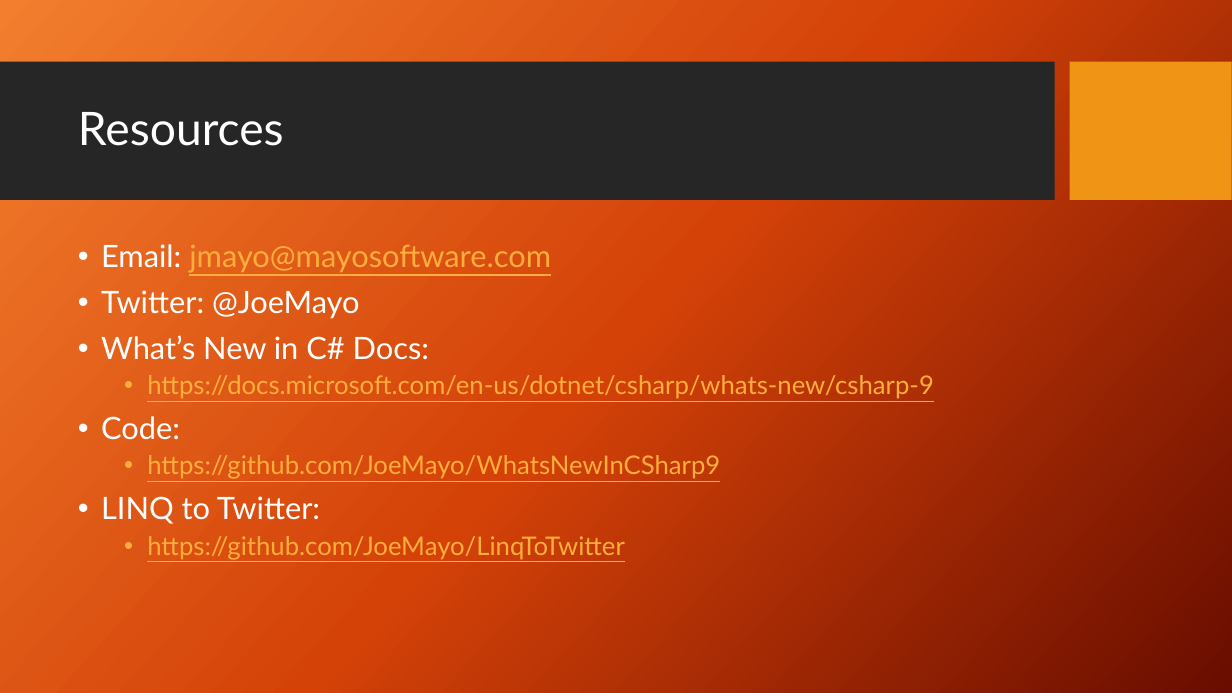
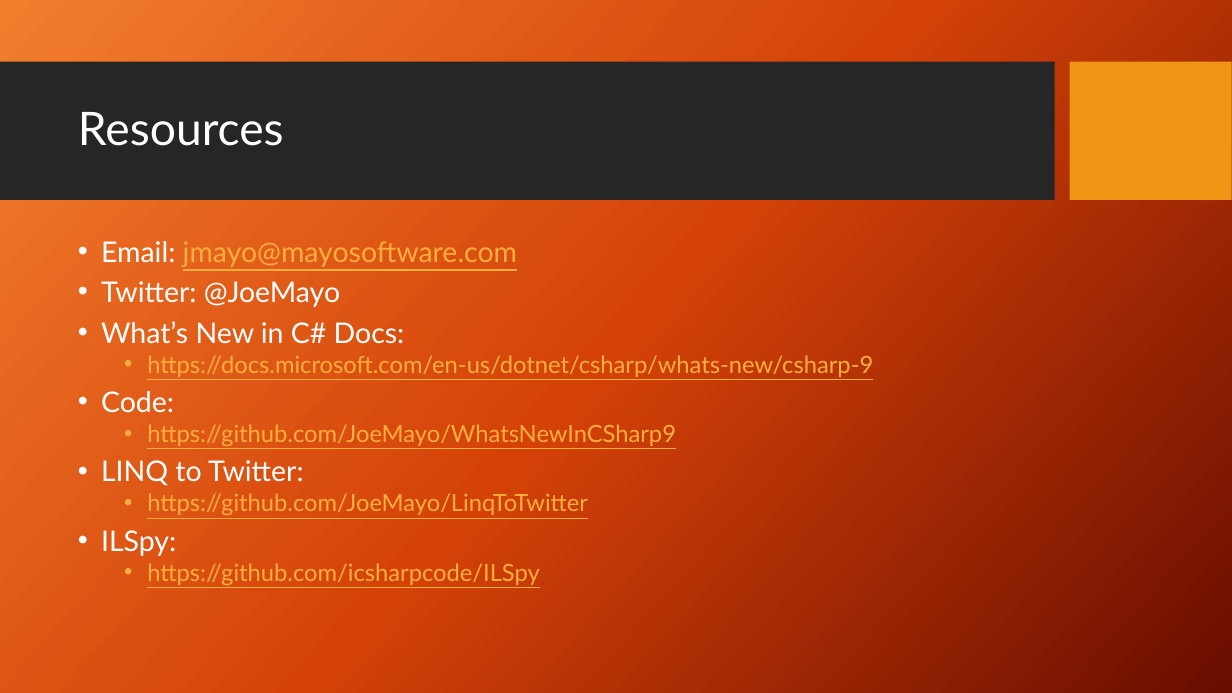
Before and after one commit to JoeMayo/WhatsNewInCSharp9, a slide deck: slide 10 of WhatsNewInCSharp9.pptx. Drawn at 1232x693 pixels with LibreOffice and Linux fonts; fonts in the diff are those of the drawing; background and template pictures are left out. Boxes give left, top, right and bottom in pixels: in the first picture for what was removed or moved away, otherwise in the second. Text is boxed around its words. In the diff, an @@ line names an element or a change of style, - is before the commit and + after.

Commit message:
Added ILSpy to resources

```diff
--- a/WhatsNewInCSharp9.pptx
+++ b/WhatsNewInCSharp9.pptx
@@ text at (101, 241, 873, 515): size 24 to 22.2 pt in "Email: jmayo@mayosoftware.com", "Twitter: @JoeMayo", "What’s New in C# Docs:", "Code:" and 1 more places; size 20 to 18.5 pt in "https://docs.microsoft.com/en-us/dotnet/csharp/whats-new/csh ...", "https://github.com/JoeMayo/WhatsNewInCSharp9", "https://github.com/JoeMayo/LinqToTwitter"; line spacing 0.9 to 0.8 @@
@@ text at (101, 530, 540, 585): paragraphs added @@
+• ILSpy:
+  • https://github.com/icsharpcode/ILSpy
```
